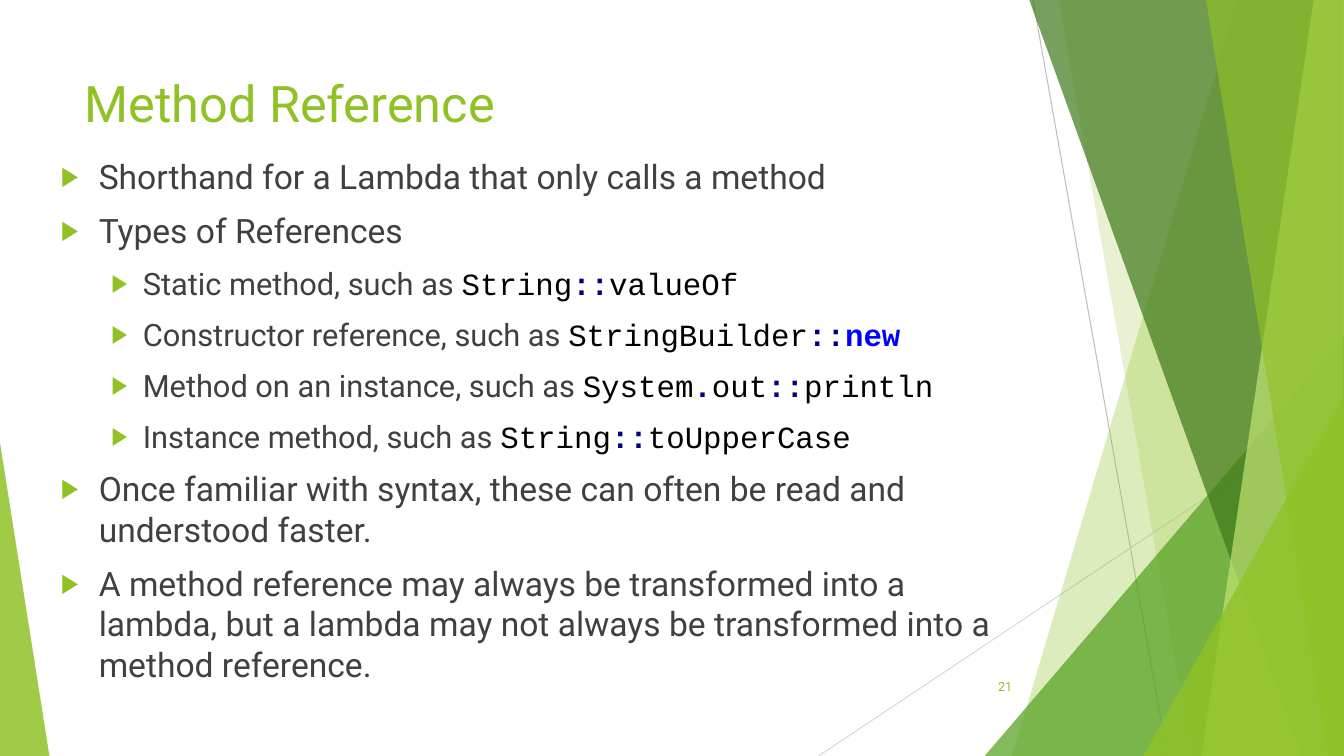
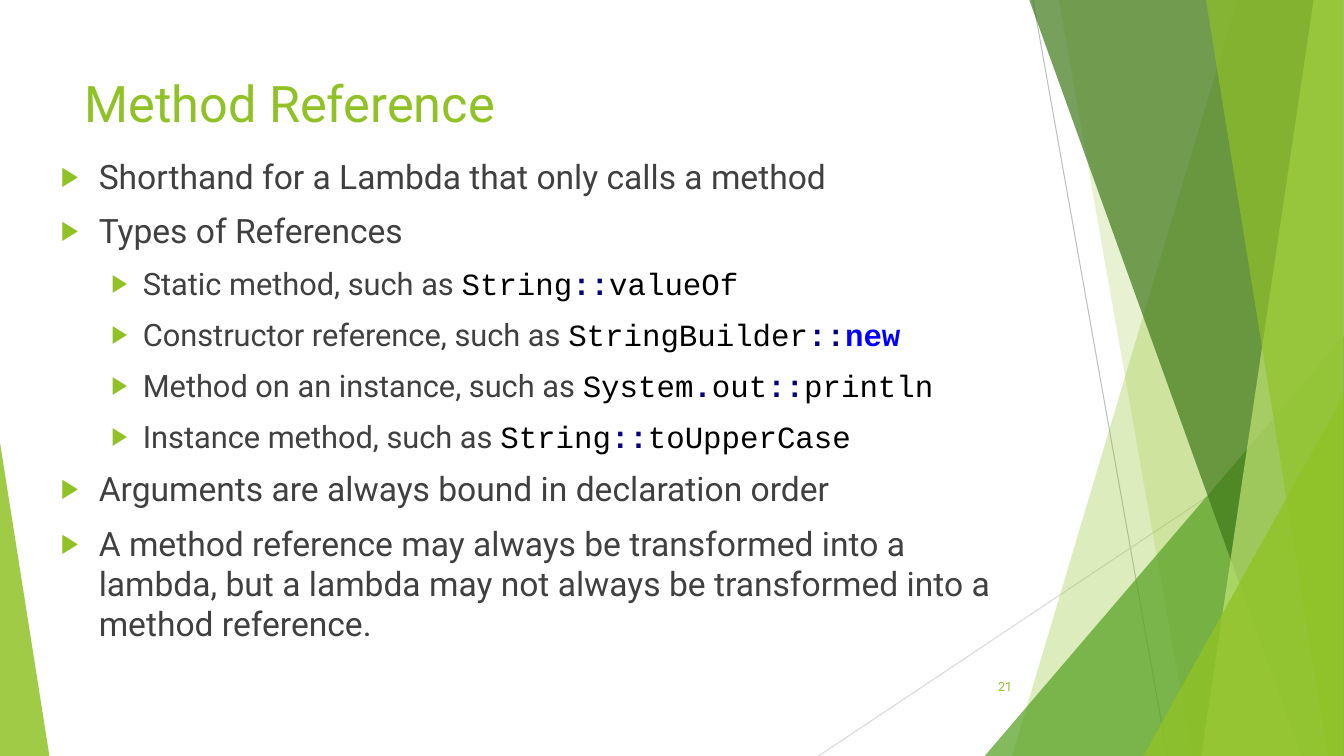
Before and after one commit to RichardRoda/2017-CodePaLOUsa-Lambda, a slide deck: slide 21 of Learning to Love the Lambda in the Stream.pptx. Drawn at 1344x756 pixels with LibreOffice and Linux fonts; fonts in the diff are those of the drawing. Boxes give left, top, right and bottom in pixels: in the first picture for what was removed or moved away, otherwise in the second. Text is boxed around its words. In the diff, an @@ line names an element or a change of style, - is before the commit and + after.

```diff
--- a/Learning to Love the Lambda in the Stream.pptx
+++ b/Learning to Love the Lambda in the Stream.pptx
@@ text at box(99, 476, 829, 508): text changed @@
-▶ Once familiar with syntax, these can often be read and understood faster.
+▶ Arguments are always bound in declaration order
```
Also in this commit, not shown: 9 other slides changed, 5 slides added, 1 slide removed, 1 other file.
